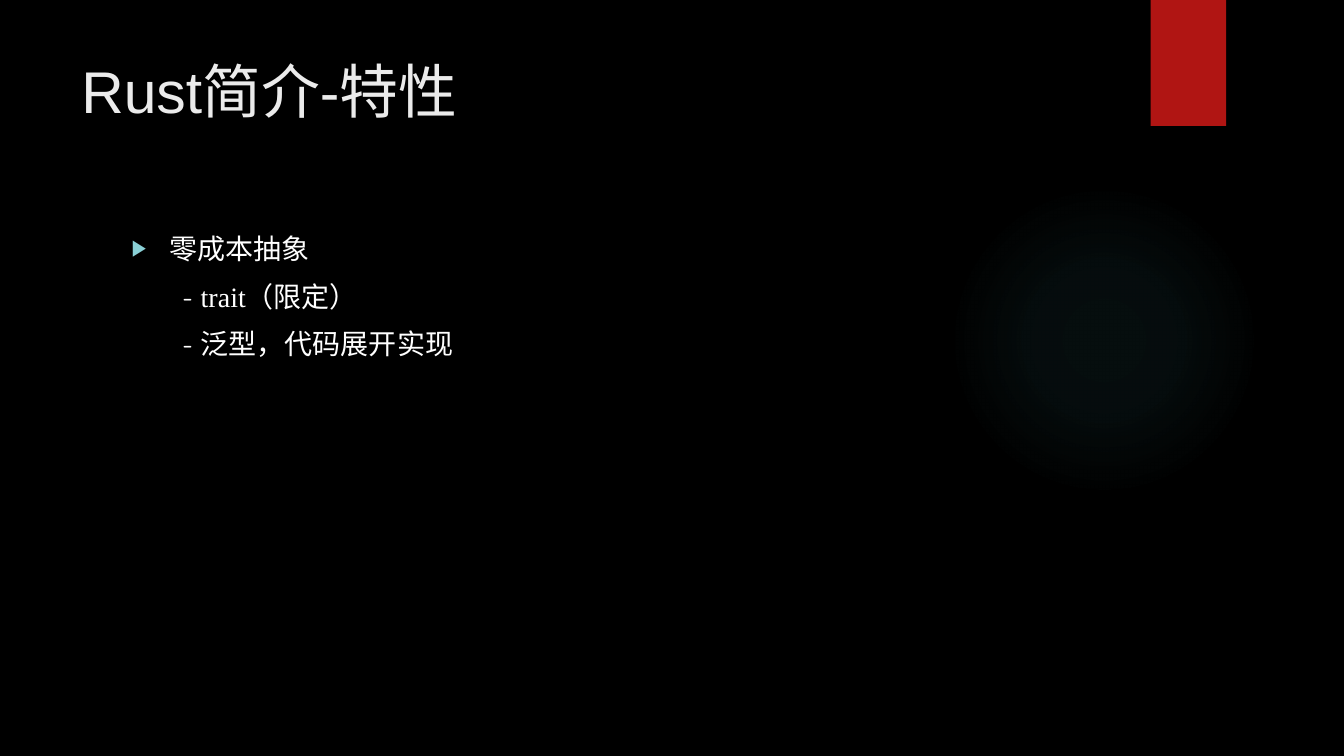
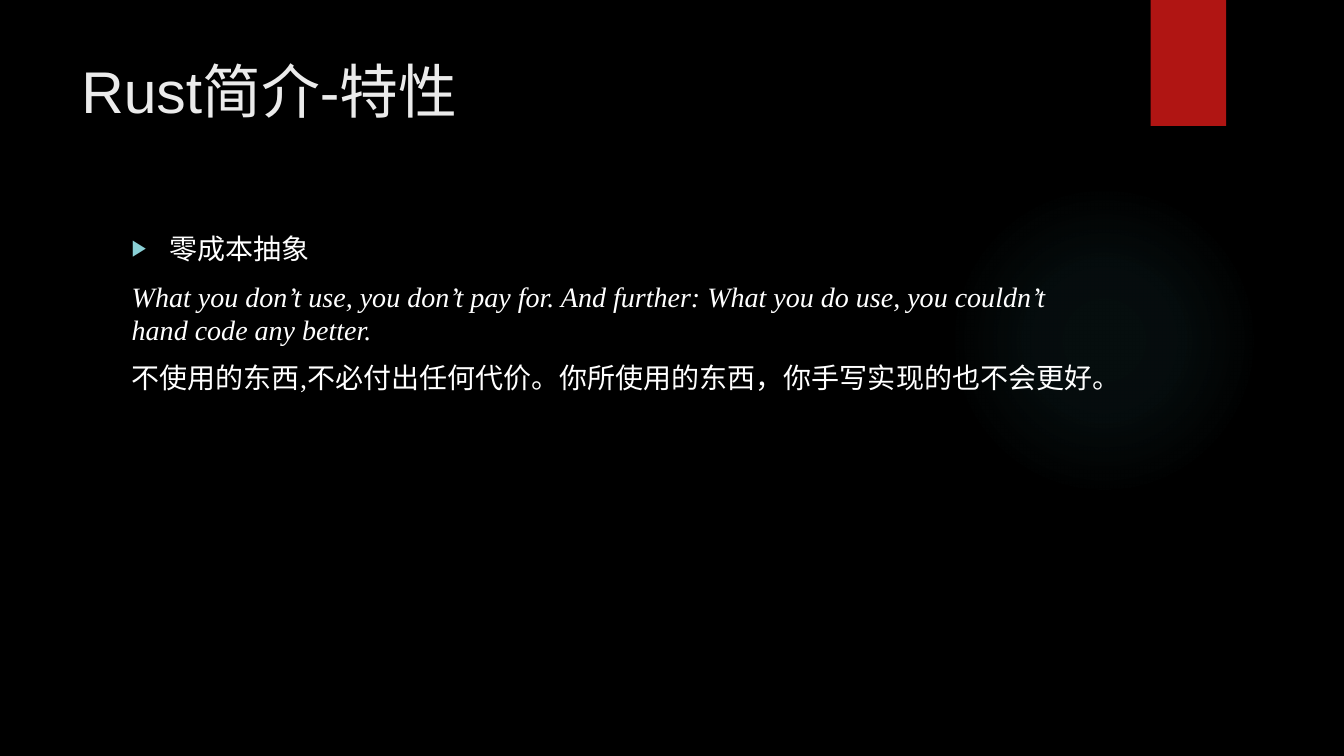
Before and after one commit to hengli-coder/rust_learning, a slide deck: slide 17 of Rust调研.pptx (slide 18 before the commit). Drawn at 1344x756 pixels with LibreOffice and Linux fonts; fonts in the diff are those of the drawing; background and template pictures are left out. Boxes give left, top, right and bottom in pixels: in the first picture for what was removed or moved away, otherwise in the second. Text is boxed around its words. In the diff, an @@ line names an element or a change of style, - is before the commit and + after.

```diff
--- a/Rust调研.pptx
+++ b/Rust调研.pptx
@@ text at (132,287,1121,392): text changed; font Quicksand to Times New Roman; italic on @@
-- trait（限定）
-- 泛型，代码展开实现
+What you don’t use, you don’t pay for. And further: What you do use, you couldn’t hand code any better.
+不使用的东西,不必付出任何代价。你所使用的东西，你手写实现的也不会更好。
```
Also in this commit, not shown: 10 other slides changed, 5 slides added, 1 slide removed, 2 other files.
